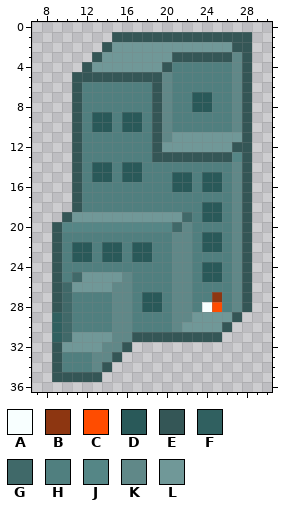
A pixel-art sprite gets an edit: images/sunken_city.png. That is the earlier state.
The file is 37x37 pixels. Colours within 5 levels of each other are drawn and written as one. Shown: x 7..30, y 0..36.
Palette (. is transparent): A #f8ffff  B #8d3611  C #ff4c00  D #295959  E #345656  F #306060  G #406969  H #507f7f  J #558686  K #608888  L #709898
After:
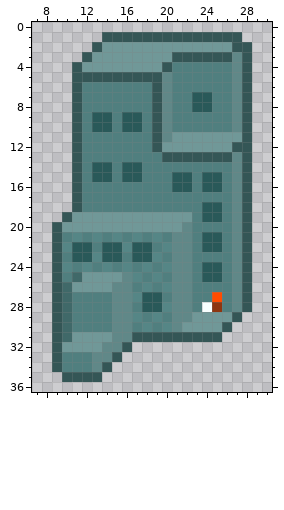
Diff:
colour B: #8d3611 -> #ff4c00
colour C: #ff4c00 -> #8d3611
Changed rows in their new state; - is a pixel that keeps its letter.
first column x 11:
 1 ---E-------------.
 2 --EL--------------
 3 -EL---------------
 4 EL----------------
first column x 19:
13 H-------K
first column x 9:
19 -------------L
20 -LLLLLLLLLLLL-
21 --J-J-J-J-J---
22 -J-----J---J--
23 ----J-----J---
24 -J-J-J-J-J-J--
25 --------J-J---
26 ---------J-J--
27 --------J-----
28 -----------J--
29 E-------J-J---
30 E--------J-J--
31 E-------------
first column x 9:
35 .
Changed places in both pictures, as pixel boxes (x1, y1, x2, y2):
changed: (72, 32, 112, 72)
erased: (242, 32, 252, 42)
changed: (152, 152, 162, 162)
changed: (232, 152, 242, 162)
changed: (52, 212, 192, 382)
changed: (212, 292, 222, 312)
